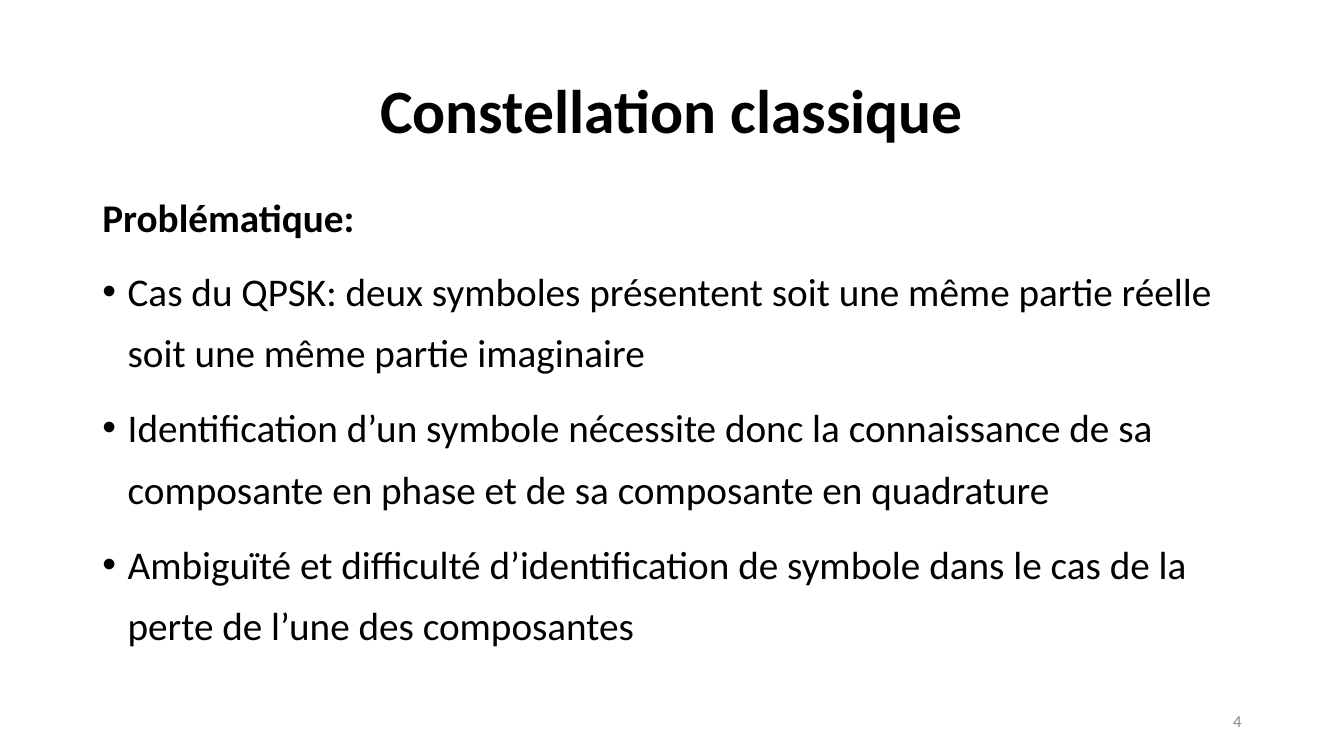
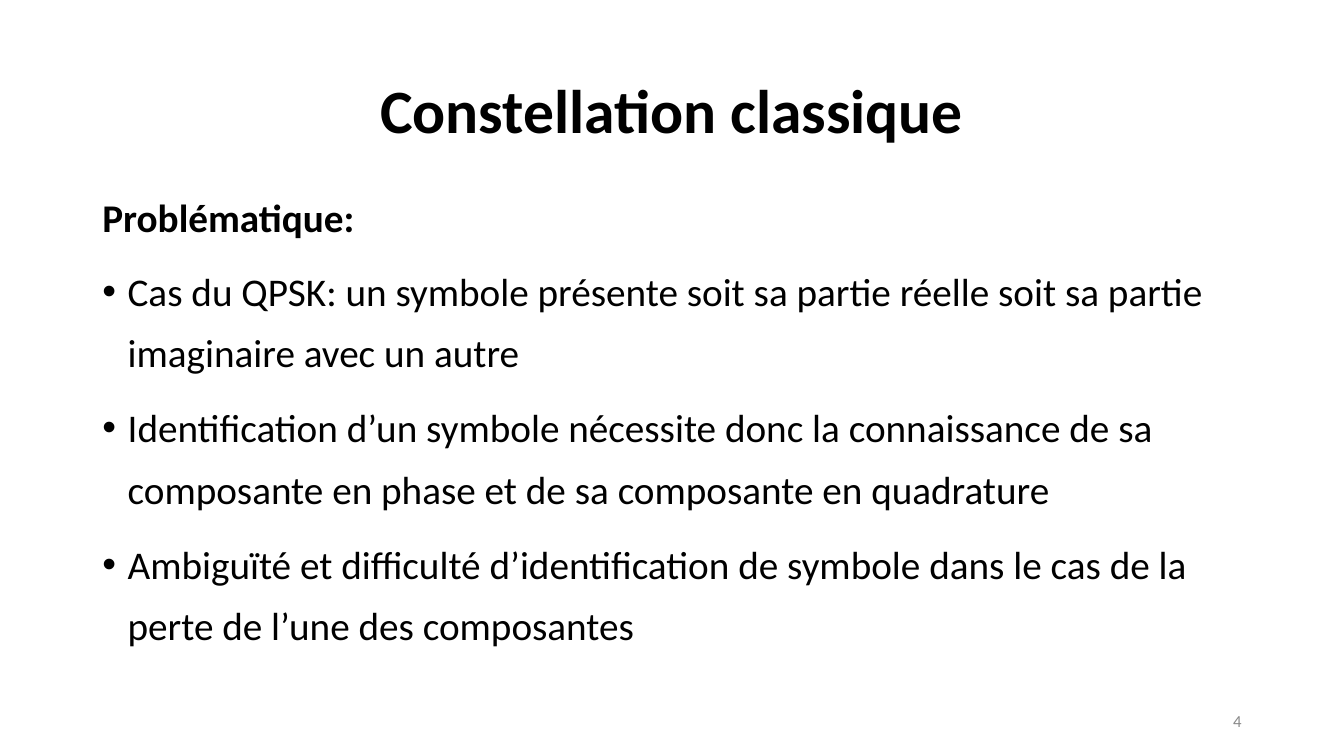
Before and after one commit to AKAKPO-Aschareel/MonMemoire, a slide deck: slide 4 of rotation_constellation.odp. Drawn at 1344x756 pixels with LibreOffice and Linux fonts; fonts in the diff are those of the drawing. Boxes give left, top, right and bottom in pixels: in the first picture for what was removed or moved away, otherwise in the second. Text is boxed around its words. In the diff, an @@ line names an element or a change of style, - is before the commit and + after.

```diff
--- a/rotation_constellation.odp
+++ b/rotation_constellation.odp
@@ text at [128,278,1202,374]: text changed @@
-• Cas du QPSK: deux symboles présentent soit une même partie réelle soit une même partie imaginaire
+• Cas du QPSK: un symbole présente soit sa partie réelle soit sa partie imaginaire avec un autre
```
Also in this commit, not shown: 2 other slides changed, 1 slide removed, 20 other files.
